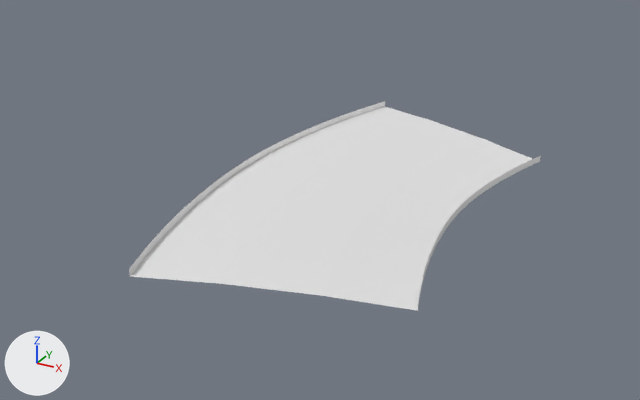
A saved change to the glTF model public/assets/gen4/models/track-47.glb.
The view is the same before and after, from a 50 mm camera at (-45.8, -202.7, 48.5) aimed at (-100.3, -103.7, -1.0). Arrows for +X, +Y and +Z are at lower left; the lights stay in place. The older version comes first. Vertices at exactly the same position are counted once.

The scene before the commit, as lines of its bpy script (objects in view):
```python
me_track_47 = bpy.data.meshes.new('track-47')
me_track_47.from_pydata(...)  # 819 vertices, 1488 faces; spans x -114.2..-76.6, y -135.8..-64.7, z -1.0..1.4
ob_track_47 = bpy.data.objects.new('track-47', me_track_47)
ob_track_47.location = (0.0, 0.0, 0.0)
```
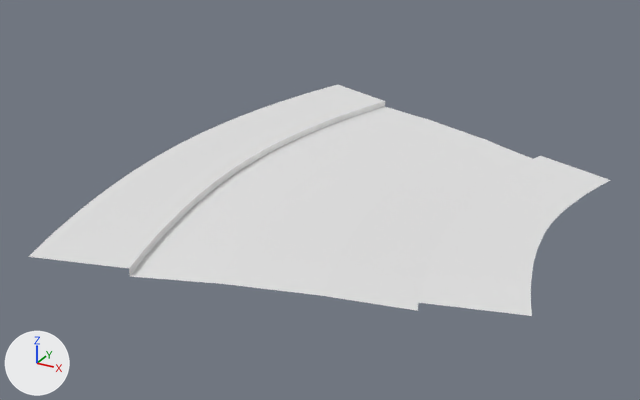
Location of each change, (x1, y1, x2, y2) in pixels of the pictures (640 x 400 px):
```json
{"object": "track-47", "change": "reshaped", "before": [129, 101, 540, 311], "after": [28, 85, 610, 316], "on screen": "42% wider, 10% taller"}
{"part": 1, "of": "me_track_47", "change": "added", "after": [28, 85, 384, 268]}
{"part": 2, "of": "me_track_47", "change": "added", "after": [418, 156, 610, 316]}
```

The change, as JSON lines over the scene's bpy script:
```json
{"block": "me_track_47", "where": "# used by ob_track_47; location = (0.0, 0.0, 0.0)"}
{"op": "remove", "block": "me_track_47", "code": "me_track_47.from_pydata(...)  # 819 vertices, 1488 faces; spans x -114.2..-76.6, y -135.8..-64.7, z -1.0..1.4"}
{"op": "add", "block": "me_track_47", "code": "me_track_47.from_pydata(...)  # 945 vertices, 1736 faces; spans x -126.1..-65.3, y -139.8..-61.0, z -1.0..2.0"}
{"block": "me_track_47", "change": "me_track_47 part 1"}
{"block": "me_track_47", "change": "58 vertices are added at x -126.1..-118.4, y -139.8..-61.0, z 1.9..2.0"}
{"block": "me_track_47", "change": "5 new vertices lie (0.3, 1.2, 0.0) away from vertices in x -124.3..-120.7, y -78.1..-63.4, z 1.9"}
{"block": "me_track_47", "change": "124 new faces join them"}
{"block": "me_track_47", "change": "me_track_47 part 2"}
{"block": "me_track_47", "change": "50 vertices are added at x -69.8..-65.5, y -120.2..-78.1, z -0.6..-0.4"}
{"block": "me_track_47", "change": "7 new vertices lie (0.0, 0.6, 0.0) away from vertices in x -69.8..-69.4, y -104.4..-94.3, z -0.5"}
{"block": "me_track_47", "change": "6 new vertices lie (0.2, -0.7, 0.0) away from vertices in x -69.1..-65.5, y -120.2..-106.5, z -0.5..-0.4"}
{"block": "me_track_47", "change": "124 new faces join them"}
```
